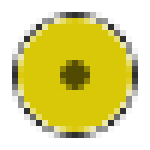
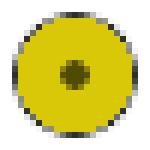
Two versions of the same layered image (150px x 150px). Layer-by-layer changes:
showed "Pasted Layer", painted on it over [18, 18, 132, 132]
